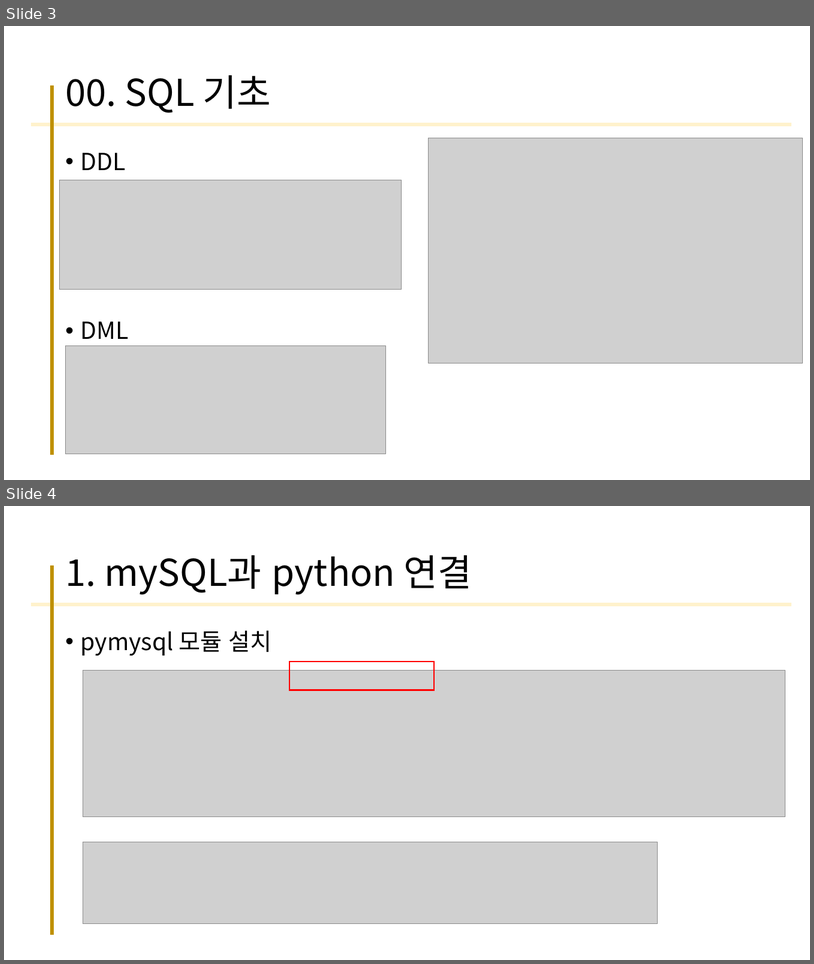
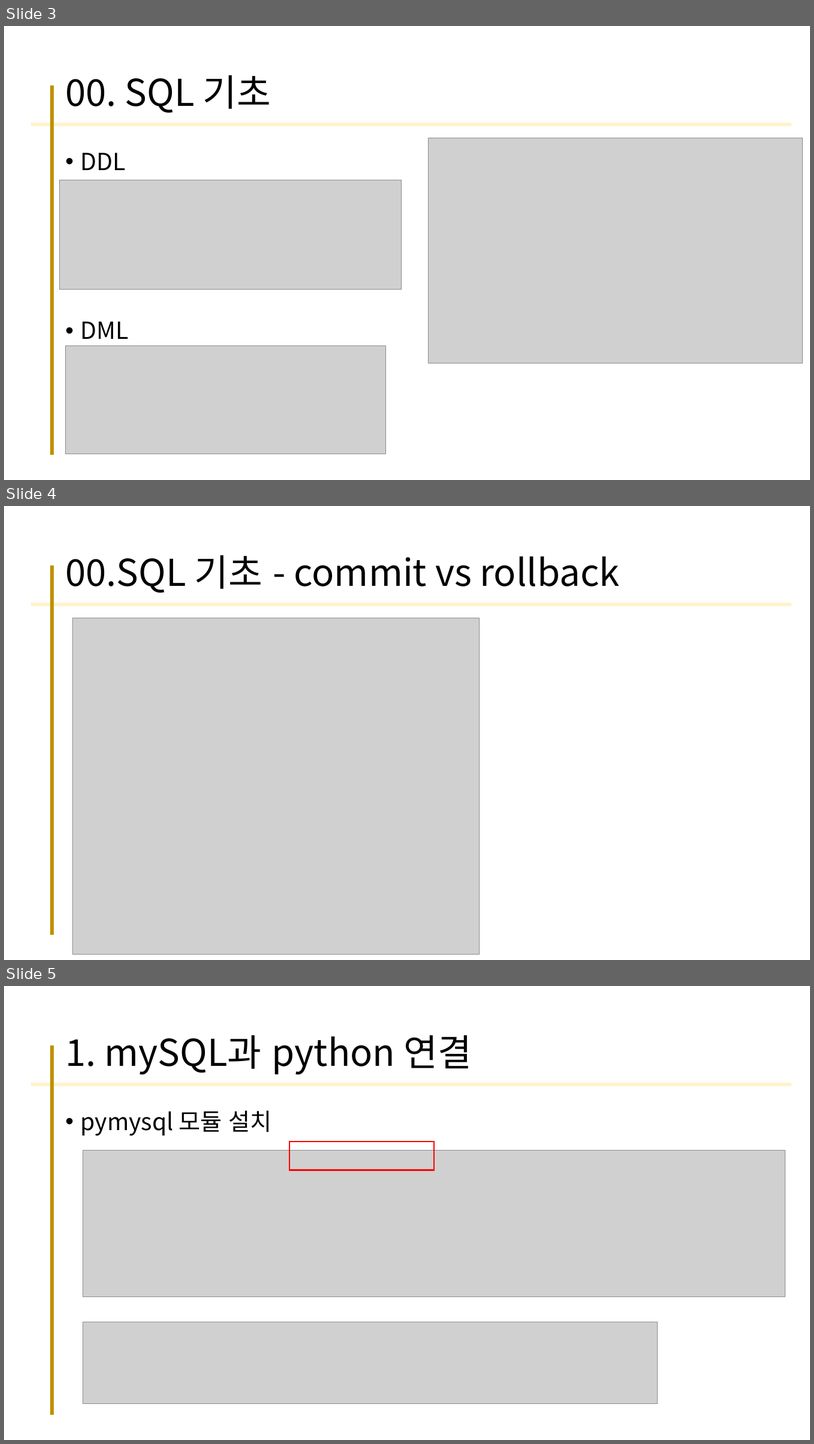
Before and after one commit to kig2929kig/db, a slide deck: 2. 데이터베이스 프로그래밍 실습2.pptx. Shown one above the other, each under a label of ours: slides 3 and 4 before the commit, slides 3, 4 and 5 after it. The pictures are 814x964 and 814x1444 pixels, drawn with LibreOffice and Linux fonts; fonts in the diff are those of the drawing; grey boxes stand for pictures. Boxes give left, top, right and bottom in pixels: in the first picture for what was removed or moved away, otherwise in the second. Text is boxed around its words. In the diff, an @@ line names an element or a change of style, - is before the commit and + after.

```diff
--- a/2. 데이터베이스 프로그래밍 실습2.pptx
+++ b/2. 데이터베이스 프로그래밍 실습2.pptx
@@ slide 4 added at [4,506,810,960], background #FFFFFF @@
@@ title added at [65,555,620,593], 44 pt, text #000000 @@
+00.SQL 기초 - commit vs rollback
@@ line added from (52, 566) to (52, 934), #BF9000 4.5 pt @@
@@ line added from (30, 604) to (792, 604), #FFF2CC 4.5 pt @@
@@ picture added at [73,618,479,954] @@
@@ what was slide 4 is now slide 5 @@
```
Also in this commit, not shown: 2 slides changed, 9 other slides added, 2 slides removed.
